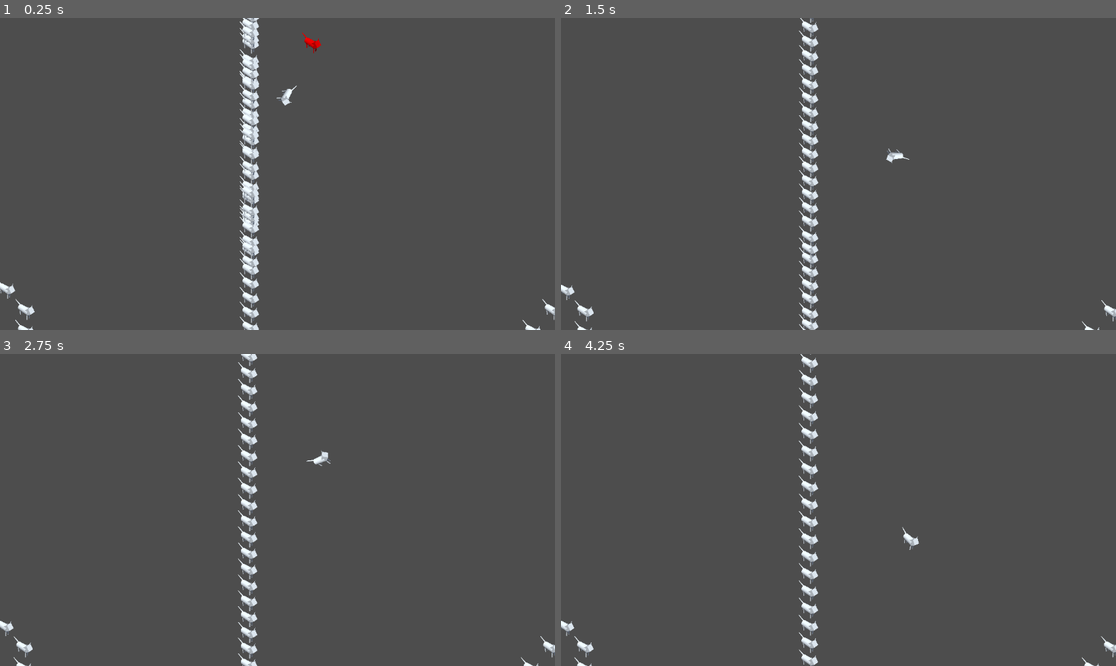
Above: before the commit, frames 1-4 (two rows, left to right).
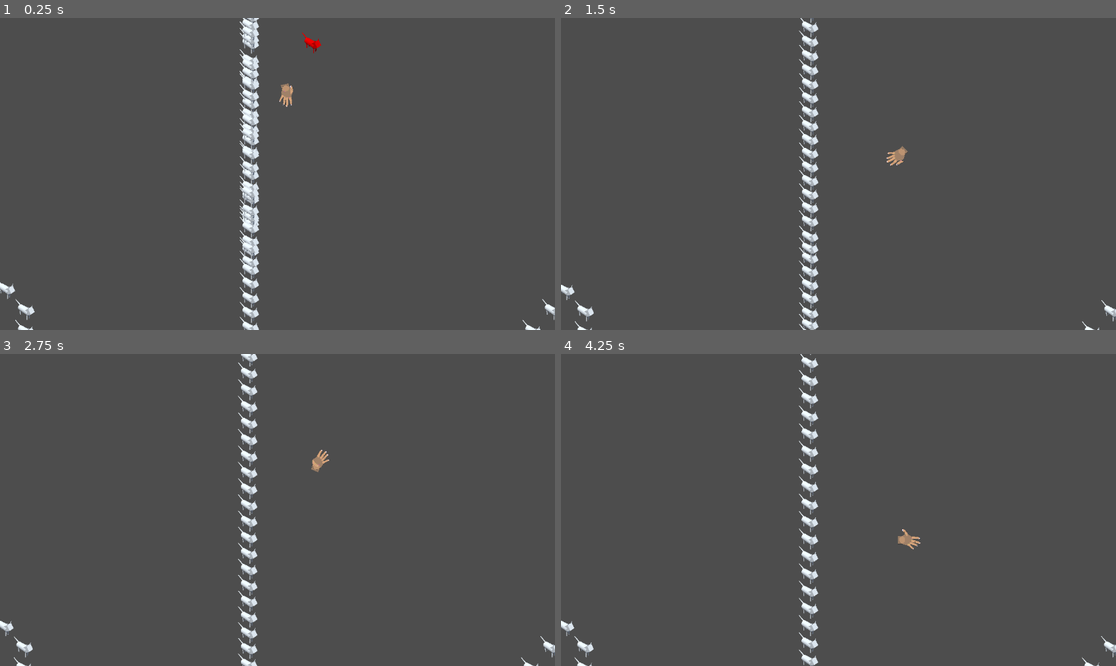
Above: after the commit, the same moments.

Repository: Nova840/LudumDare57
Game: Godot game, scene res://scenes/game.tscn
Two runs of this game, one before a commit and one after it. Both use one fixed random seed, a clock stepped at 60 frames per second and the inputs below.
Inputs (mouse positions are in pixels of both pictures, inside the frame that each line leads up to):
- Up to frame 1 (0.25 s): no input
- Up to frame 2 (1.5 s): move the mouse to (960, 158) at 0.52 s; click (960, 158) at 0.6 s; move the mouse to (727, 189) at 1.27 s; click (727, 189) at 1.35 s
- Up to frame 3 (2.75 s): move the mouse to (333, 441) at 2.02 s; click (333, 441) at 2.1 s
- Up to frame 4 (4.25 s): move the mouse to (810, 572) at 2.77 s; click (810, 572) at 2.85 s; move the mouse to (1005, 556) at 3.52 s; click (1005, 556) at 3.6 s

The runs differ from the first frame. In frame 1, 0.2% of the frame differs, in the area x 0-100%, y 0-100%; in frame 2, 0.4%; in frame 3, 0.5%; in frame 4, 0.4%.

Commit message:
Add Rapier Physics to project and thumb joint

Diff:
--- a/Audio/LDGJ57Layout.tres
+++ b/Audio/LDGJ57Layout.tres
@@ -5,6 +5,7 @@
 cutoff_hz = 20500.0
 
 [resource]
+bus/0/mute = true
 bus/1/name = &"Music Bus"
 bus/1/solo = false
 bus/1/mute = false
--- a/project.godot
+++ b/project.godot
@@ -46,4 +46,5 @@
 [physics]
 
 common/physics_jitter_fix=0.0
+2d/physics_engine="Rapier2D"
 common/physics_interpolation=true
--- a/scenes/game.tscn
+++ b/scenes/game.tscn
@@ -9,12 +9,22 @@
 [ext_resource type="AudioStream" uid="uid://ubpwjf28d0br" path="res://Audio/Music/Walking With My Eyes Shut Synths.wav" id="7_vtaks"]
 [ext_resource type="AudioStream" uid="uid://cq86swx0py0na" path="res://Audio/Music/Walking With My Eyes Shut Melody.wav" id="8_kvpfn"]
 [ext_resource type="AudioStream" uid="uid://2aoislu1fr8b" path="res://Audio/Music/Walking With My Eyes Shut Percussion.wav" id="9_dinhu"]
+[ext_resource type="Texture2D" uid="uid://blnnndb6fd4qq" path="res://images/LDGJ - TubeTile w. Registration.png" id="10_ca42v"]
+[ext_resource type="Texture2D" uid="uid://d0c21rx7s5mpu" path="res://images/LDGJ - Palm w. Registration.png" id="11_rysoc"]
+[ext_resource type="Texture2D" uid="uid://7an2tjde3q4d" path="res://images/LDGJ - Index.png" id="12_ssvqc"]
+[ext_resource type="Texture2D" uid="uid://c8ud8m0ntgt86" path="res://images/LDGJ - Middle.png" id="13_264po"]
+[ext_resource type="Texture2D" uid="uid://c2oc2y0t7bv8o" path="res://images/LDGJ - Ring.png" id="14_1kice"]
+[ext_resource type="Texture2D" uid="uid://ddvnfg0v6abe7" path="res://images/LDGJ - Pinky.png" id="15_5newe"]
+[ext_resource type="Texture2D" uid="uid://dw0nw0pb1cfvo" path="res://images/LDGJ - Thumb.png" id="16_37s47"]
+
+[sub_resource type="RectangleShape2D" id="RectangleShape2D_ca42v"]
+size = Vector2(14.4694, 5.34754)
 
 [sub_resource type="CircleShape2D" id="CircleShape2D_iywne"]
 radius = 22.55
 
 [sub_resource type="CircleShape2D" id="CircleShape2D_0tnpc"]
-radius = 30.0
+radius = 20.0
 
 [sub_resource type="CircleShape2D" id="CircleShape2D_yqjtg"]
 radius = 22.55
@@ -30,6 +40,7 @@
 [node name="Hand" type="RigidBody2D" parent="."]
 position = Vector2(83, 12)
 collision_layer = 2
+mass = 10.0
 script = ExtResource("1_yqjtg")
 move_speed = 10.0
 max_speed = 200.0
@@ -37,18 +48,74 @@
 rotate_linear_speed_threshold = 30.0
 pick_up_mask = 4
 
+[node name="Ldgj-TubeTileW_Registration2" type="Sprite2D" parent="Hand"]
+rotation = -1.37406
+scale = Vector2(0.05, 0.05)
+texture = ExtResource("10_ca42v")
+
+[node name="Ldgj-PalmW_Registration" type="Sprite2D" parent="Hand"]
+rotation = -1.37406
+scale = Vector2(0.05, 0.05)
+texture = ExtResource("11_rysoc")
+
+[node name="Ldgj-Index" type="Sprite2D" parent="Hand"]
+z_index = -1
+rotation = -1.37406
+scale = Vector2(0.05, 0.05)
+texture = ExtResource("12_ssvqc")
+
+[node name="Ldgj-Middle" type="Sprite2D" parent="Hand"]
+z_index = -1
+rotation = -1.37406
+scale = Vector2(0.05, 0.05)
+texture = ExtResource("13_264po")
+
+[node name="Ldgj-Ring" type="Sprite2D" parent="Hand"]
+z_index = -1
+rotation = -1.37406
+scale = Vector2(0.05, 0.05)
+texture = ExtResource("14_1kice")
+
+[node name="Ldgj-Pinky" type="Sprite2D" parent="Hand"]
+z_index = -1
+rotation = -1.37406
+scale = Vector2(0.05, 0.05)
+texture = ExtResource("15_5newe")
+
+[node name="Thumb" type="RigidBody2D" parent="Hand"]
+position = Vector2(-6.6395, -11.1337)
+rotation = -1.37406
+collision_layer = 2
+collision_mask = 0
+
+[node name="Ldgj-Thumb" type="Sprite2D" parent="Hand/Thumb"]
+z_index = -1
+scale = Vector2(0.05, 0.05)
+texture = ExtResource("16_37s47")
+offset = Vector2(-192.308, 173.077)
+
+[node name="PinJoint2D" type="PinJoint2D" parent="Hand/Thumb"]
+node_a = NodePath("..")
+node_b = NodePath("../..")
+bias = 0.9
+angular_limit_enabled = true
+angular_limit_lower = 0.600393
+angular_limit_upper = 1.53938
+
+[node name="CollisionShape2D" type="CollisionShape2D" parent="Hand/Thumb"]
+position = Vector2(6.14771, 3.95999)
+rotation = 0.658539
+shape = SubResource("RectangleShape2D_ca42v")
+
 [node name="CollisionShape2D" type="CollisionShape2D" parent="Hand"]
 shape = SubResource("CircleShape2D_iywne")
-
-[node name="Sprite2D" type="Sprite2D" parent="Hand"]
-scale = Vector2(0.1, 0.1)
-texture = ExtResource("1_uwrxv")
 
 [node name="PickUpArea" type="Area2D" parent="Hand"]
 collision_layer = 2
 collision_mask = 4
 
 [node name="CollisionShape2D" type="CollisionShape2D" parent="Hand/PickUpArea"]
+position = Vector2(6.39167, -1.63508)
 shape = SubResource("CircleShape2D_0tnpc")
 
 [node name="Camera2D" type="Camera2D" parent="." node_paths=PackedStringArray("follow")]
Not shown, added: addons/godot-rapier2d/Fluid2D.svg
Not shown, added: addons/godot-rapier2d/Fluid2D.svg.import
Not shown, added: addons/godot-rapier2d/Radial2D.svg
Not shown, added: addons/godot-rapier2d/Radial2D.svg.import
Not shown, added: addons/godot-rapier2d/THIRDPARTY.txt
Not shown, added: addons/godot-rapier2d/circle_mesh.tres
Not shown, added: addons/godot-rapier2d/faucet_2d.gd
Not shown, added: addons/godot-rapier2d/faucet_2d.gd.uid
Not shown, added: addons/godot-rapier2d/fluid_2d_circle.gd
Not shown, added: addons/godot-rapier2d/fluid_2d_circle.gd.uid
Not shown, added: addons/godot-rapier2d/fluid_2d_rectangle.gd
Not shown, added: addons/godot-rapier2d/fluid_2d_rectangle.gd.uid
(and 30 more such lines)
